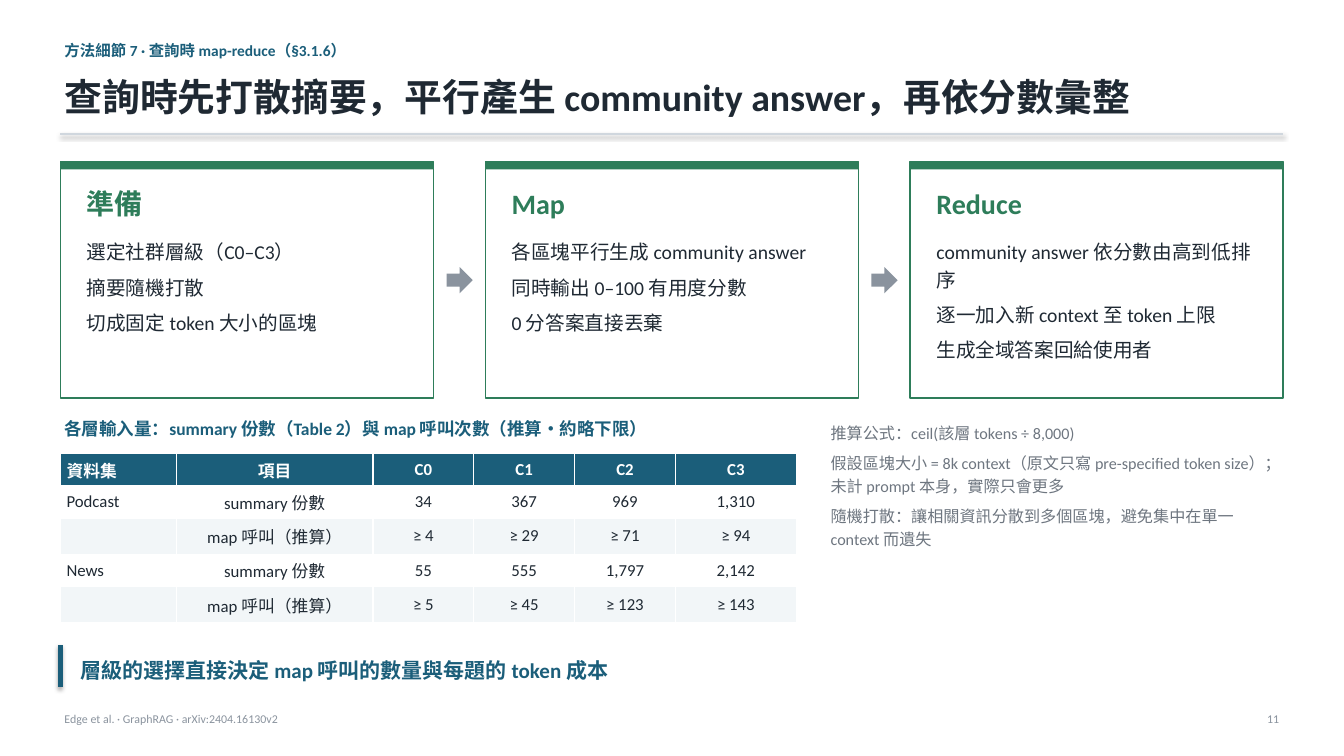
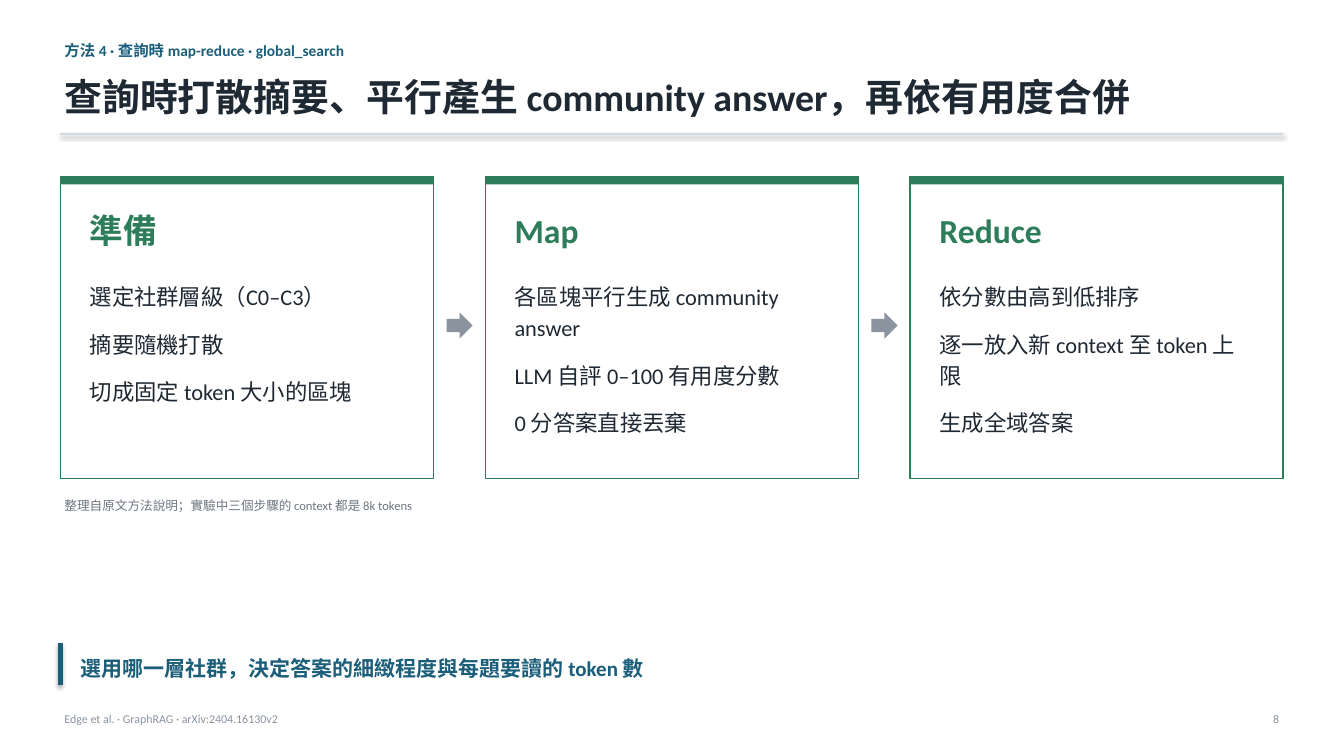
Before and after one commit to Moris-Zhan/CV-RAG-LLM-Papers, a slide deck: slide 8 of RAG/2024_GraphRAG/slides_zh-TW.pptx (slide 11 before the commit). Drawn at 1344x756 pixels with LibreOffice and Linux fonts; fonts in the diff are those of the drawing. Boxes give left, top, right and bottom in pixels: in the first picture for what was removed or moved away, otherwise in the second. Text is boxed around its words. In the diff, an @@ line names an element or a change of style, - is before the commit and + after.

```diff
--- a/RAG/2024_GraphRAG/slides_zh-TW.pptx
+++ b/RAG/2024_GraphRAG/slides_zh-TW.pptx
@@ text at (64,43,344,59): text changed @@
-方法細節 7 · 查詢時 map-reduce（§3.1.6）
+方法 4 · 查詢時 map-reduce · global_search
@@ text at (64,78,1130,117): text changed @@
-查詢時先打散摘要，平行產生 community answer，再依分數彙整
+查詢時打散摘要、平行產生 community answer，再依有用度合併
@@ rectangle: place and size @@
-rectangle at (60,161,434,398)
+rectangle at (60,176,434,479)
@@ rectangle: place and size @@
-rectangle at (486,161,859,398)
+rectangle at (486,176,859,479)
@@ 3 rectangles: place and size @@
-3 rectangles at (60,161,1284,169)
+3 rectangles at (60,176,1284,185)
@@ rectangle: place and size @@
-rectangle at (910,161,1284,398)
+rectangle at (910,176,1284,479)
@@ text "準備": place and size @@
-text "準備" at (87,190,143,217)
+text "準備" at (90,214,157,246)
@@ text "Map": place and size @@
-text "Map" at (512,196,565,219)
+text "Map" at (515,221,579,249)
@@ size 20 to 24 pt in 3 elements at (90,214,157,246), (515,221,579,249), (939,219,1041,244) @@
@@ text "Reduce": place and size @@
-text "Reduce" at (936,194,1021,214)
+text "Reduce" at (939,219,1041,244)
@@ text "選定社群層級（C0–C3）": place and size @@
-text "選定社群層級（C0–C3）" at (87,242,317,332)
+text "選定社群層級（C0–C3）" at (90,286,352,402)
@@ text "選定社群層級（C0–C3）" at (90,286,352,402): size 14 to 16 pt; more space between paragraphs @@
@@ text "各區塊平行生成 community answer": place and size @@
-text "各區塊平行生成 community answer" at (512,242,806,332)
+text "各區塊平行生成 community answer" at (515,286,781,433)
@@ text at (515,286,779,433): size 14 to 16 pt in "各區塊平行生成 community answer", "0 分答案直接丟棄"; more space between paragraphs @@
@@ text at (939,286,1235,433): text changed; size 14 to 16 pt @@
-community answer 依分數由高到低排序
-逐一加入新 context 至 token 上限
-生成全域答案回給使用者
+依分數由高到低排序
+逐一放入新 context 至 token 上限
+生成全域答案
@@ right arrow: place and size @@
-right arrow at (447,267,473,293)
+right arrow at (447,313,473,339)
@@ right arrow: place and size @@
-right arrow at (871,267,897,293)
+right arrow at (871,313,897,339)
@@ text at (515,365,781,386): text changed; size 14 to 16 pt @@
-同時輸出 0–100 有用度分數
+LLM 自評 0–100 有用度分數
@@ text removed at (64,420,647,438) @@
-各層輸入量：summary 份數（Table 2）與 map 呼叫次數（推算・約略下限）
@@ text removed at (831,425,1280,546) @@
-推算公式：ceil(該層 tokens ÷ 8,000)
-假設區塊大小 = 8k context（原文只寫 pre-specified token size）；未計 prompt 本身，實際只會更多
-隨機打散：讓相關資訊分散到多個區塊，避免集中在單一 context 而遺失
@@ table removed at (60,454,797,619), 5 rows, 6 columns @@
-資料集 | 項目 | C0 | C1 | C2 | C3
-Podcast | summary 份數 | 34 | 367 | 969 | 1,310
- | map 呼叫（推算） | ≥ 4 | ≥ 29 | ≥ 71 | ≥ 94
-News | summary 份數 | 55 | 555 | 1,797 | 2,142
- | map 呼叫（推算） | ≥ 5 | ≥ 45 | ≥ 123 | ≥ 143
@@ text added at (64,499,412,512), 9 pt, text #6E7680 @@
+整理自原文方法說明；實驗中三個步驟的 context 都是 8k tokens
@@ text at (81,655,644,681): text changed @@
-層級的選擇直接決定 map 呼叫的數量與每題的 token 成本
+選用哪一層社群，決定答案的細緻程度與每題要讀的 token 數
@@ text at (1273,715,1279,723): text changed @@
-11
+8
```
Also in this commit, not shown: 18 other slides changed, 7 slides added, 3 slides removed, 19 other files.
